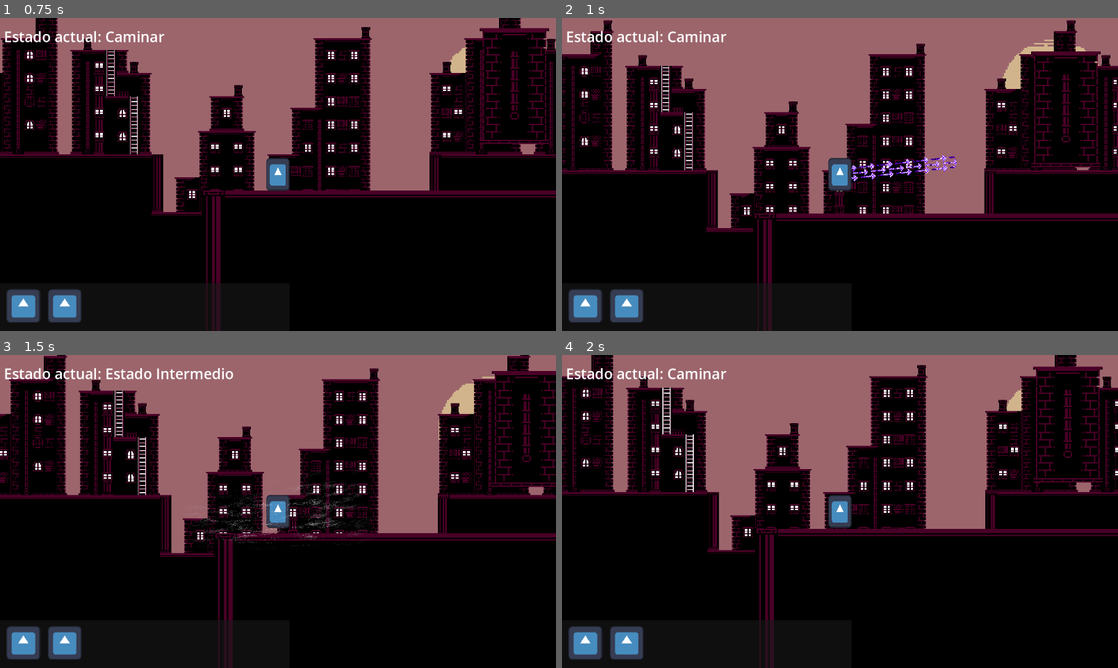
Above: before the commit, frames 1-4 (two rows, left to right).
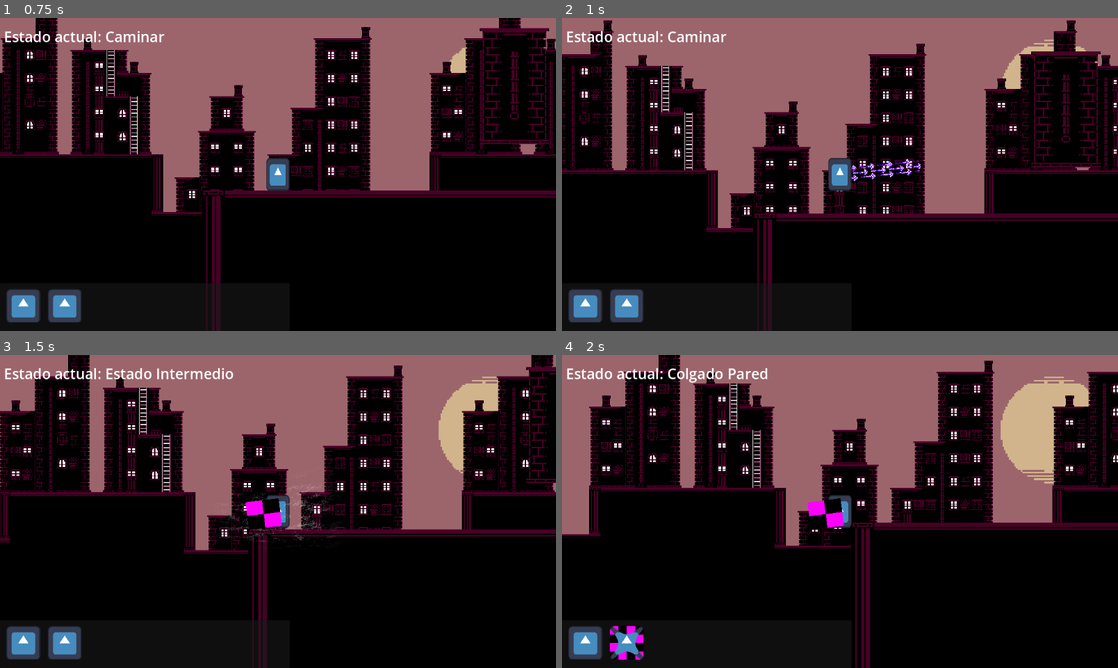
Above: after the commit, the same moments.

Repository: Proyecto-Carpincho/Proyecto-Carpincho
Game: Godot game, scene res://Scenes/main.tscn
The game is run twice, just before and just after one commit, with the same random seed, the same clock (stepped at 60 frames per second) and the same inputs. The engine's default icon, where the game draws it, is replaced by a stand-in: a white triangle on a blue panel in a dark square.
Inputs (mouse positions are in pixels of both pictures, inside the frame that each line leads up to):
- Up to frame 1 (0.75 s): move the mouse to (400, 158) at 0.52 s; press the mouse at (400, 158) at 0.53 s; hold D (Move Right) from 0.53 s (still down)
- Up to frame 2 (1 s): keep holding D (Move Right); tap Space (Jump) at 0.77 s; right-click (962, 158) at 0.8 s
- Up to frame 3 (1.5 s): keep holding D (Move Right); move the mouse to (166, 527) at 1.27 s; release the mouse at (166, 527) at 1.28 s; right-click (166, 527) at 1.35 s
- Up to frame 4 (2 s): keep holding D (Move Right); tap Space (Jump) at 1.52 s; click (728, 527) at 1.55 s

Frame 1 is identical in both runs. In frame 2, 0.1% of the frame differs, in the area x 64-71%, y 43-50%; in frame 3, 27%; in frame 4, 37%, in the area x 0-100%, y 0-100%.

Commit message:
Primera prueba de arma melee
es una prueba de dash dentro de arma melee, un arma melee (un bate de beisboll) y como funcionaria, Por ahora no modifica el estado del jugador cambiandolo a " estado intermedio" por que no tiene animacion alguna, mas bien lo que se activa es un sprite de plaseholder entonces eso XD

Diff:
--- a/Scenes/Character.tscn
+++ b/Scenes/Character.tscn
@@ -3,7 +3,7 @@
 [ext_resource type="Script" uid="uid://dxmerq0pcku17" path="res://Scripts/Jugador/player.gd" id="1_7ig0a"]
 [ext_resource type="Texture2D" uid="uid://b6kauwett0agh" path="res://icon.svg" id="2_677pu"]
 [ext_resource type="Script" uid="uid://ds1vj1qx7bbci" path="res://Scripts/Jugador/Estados Basicos Jugador.gd" id="2_jo2ib"]
-[ext_resource type="PackedScene" uid="uid://c2sirg4no04bb" path="res://Scenes/Habilidades Modulares/Dash.tscn" id="4_v7dgu"]
+[ext_resource type="PackedScene" uid="uid://q80g1s5p6aln" path="res://Scenes/Habilidades Modulares/Armas Melee/Bate Beisboll.tscn" id="4_v7dgu"]
 
 [sub_resource type="RectangleShape2D" id="RectangleShape2D_xloa1"]
 size = Vector2(30, 43)
@@ -32,10 +32,10 @@
 [node name="Camera2D" type="Camera2D" parent="."]
 zoom = Vector2(1.5, 1.5)
 
-[node name="Central State Machine" type="Node" parent="." node_paths=PackedStringArray("Player", "DashNode")]
+[node name="Central State Machine" type="Node" parent="." node_paths=PackedStringArray("Player", "AtaqueNodo")]
 script = ExtResource("2_jo2ib")
 Player = NodePath("..")
-DashNode = NodePath("../Dash")
+AtaqueNodo = NodePath("../Bate Beisboll")
 PhysicsStates = Dictionary[String, NodePath]({
 "Caminar": NodePath("."),
 "Colgado Pared": NodePath("."),
@@ -58,10 +58,10 @@
 wait_time = 0.2
 one_shot = true
 
-[node name="Dash" parent="." node_paths=PackedStringArray("Player", "CentralStateMachine") instance=ExtResource("4_v7dgu")]
+[node name="Bate Beisboll" parent="." node_paths=PackedStringArray("PlayerMachine", "Player") instance=ExtResource("4_v7dgu")]
+TieneAtaqueFuerte = false
+PlayerMachine = NodePath("../Central State Machine")
 Player = NodePath("..")
-CentralStateMachine = NodePath("../Central State Machine")
-TiempoDeRecarga = 0.1
 
 [connection signal="timeout" from="Cooldown Bullet Time" to="Central State Machine" method="_on_bullet_time_timeout"]
 [connection signal="timeout" from="Timer Coyote" to="Central State Machine" method="_on_timer_coyote_timeout"]
--- /dev/null
+++ b/Scenes/Habilidades Modulares/Armas Melee/Bate Beisboll.tscn
@@ -0,0 +1,73 @@
+[gd_scene load_steps=6 format=3 uid="uid://q80g1s5p6aln"]
+
+[ext_resource type="Script" uid="uid://dsf7hlfohayn3" path="res://Scripts/Jugador/Habilidades Modulares/Ataque Mele/Bate de Beisboll/Bate Beisboll.gd" id="1_0yxwd"]
+[ext_resource type="PackedScene" uid="uid://c2sirg4no04bb" path="res://Scenes/Habilidades Modulares/Dash/Dash Normal.tscn" id="2_77l2q"]
+[ext_resource type="Script" uid="uid://bq3hguf0dhuk6" path="res://Scripts/Jugador/Habilidades Modulares/Ataque Mele/Bate de Beisboll/Maquina Bate.gd" id="3_77l2q"]
+
+[sub_resource type="PlaceholderTexture2D" id="PlaceholderTexture2D_0yxwd"]
+size = Vector2(2, 2)
+
+[sub_resource type="RectangleShape2D" id="RectangleShape2D_77l2q"]
+size = Vector2(48, 40)
+
+[node name="Bate Beisboll" type="Node2D" node_paths=PackedStringArray("ArmaStateMachine", "DashNode")]
+script = ExtResource("1_0yxwd")
+Fuerza = 75.0
+Cooldown = 0.5
+TiempoGolpe = 0.4
+TieneAtaqueFuerte = true
+MultiplicadorFuerza = 2.0
+TiempoAtaqueFuerte = 1.0
+Congela = true
+TiempoDeCongelacion = 0.2
+TiempoGolpeFuerte = 1.0
+ArmaStateMachine = NodePath("StateMachine")
+DashNode = NodePath("Dash")
+metadata/_custom_type_script = "uid://cw1nwm06uvyrq"
+
+[node name="Dash" parent="." instance=ExtResource("2_77l2q")]
+TiempoDeRecarga = 2.0
+DistanciaMaxima = 100.0
+Velocidad = 2000.0
+
+[node name="StateMachine" type="Node" parent="."]
+script = ExtResource("3_77l2q")
+PhysicsStates = Dictionary[String, NodePath]({
+"Ataque": NodePath("."),
+"Ataque Fuerte": NodePath("."),
+"Manteniendo Ataque": NodePath("."),
+"Sin Ataque": NodePath(".")
+})
+metadata/_custom_type_script = "uid://ci1ayib00djei"
+
+[node name="Timer Fuerza" type="Timer" parent="."]
+one_shot = true
+
+[node name="Timer Cooldown" type="Timer" parent="."]
+one_shot = true
+
+[node name="Timer Congelacion" type="Timer" parent="."]
+one_shot = true
+ignore_time_scale = true
+
+[node name="Timer Golpe" type="Timer" parent="."]
+one_shot = true
+
+[node name="Pivot Bate" type="Node2D" parent="."]
+
+[node name="Sprite2D" type="Sprite2D" parent="Pivot Bate"]
+position = Vector2(20, -1)
+scale = Vector2(23, 19)
+texture = SubResource("PlaceholderTexture2D_0yxwd")
+metadata/_edit_group_ = true
+
+[node name="Area2D" type="Area2D" parent="Pivot Bate"]
+position = Vector2(21, -1)
+metadata/_edit_group_ = true
+
+[node name="CollisionShape2D" type="CollisionShape2D" parent="Pivot Bate/Area2D"]
+shape = SubResource("RectangleShape2D_77l2q")
+disabled = true
+
+[connection signal="timeout" from="Timer Fuerza" to="StateMachine" method="_TimerFuerza_Timeout"]
+[connection signal="timeout" from="Timer Congelacion" to="StateMachine" method="_TimerCongelacion_Timeout"]
--- a/Scenes/Habilidades Modulares/Dash.tscn
+++ b/Scenes/Habilidades Modulares/Dash/Dash Normal.tscn
@@ -1,10 +1,10 @@
 [gd_scene load_steps=16 format=3 uid="uid://c2sirg4no04bb"]
 
-[ext_resource type="Script" uid="uid://bnn4cdijx1ixg" path="res://Scripts/Jugador/Habilidades Modulares/Dash/Dash.gd" id="1_hfd5j"]
-[ext_resource type="Shader" uid="uid://bq45bc81yb4sr" path="res://Shader/Linea.tres" id="1_p2jnp"]
-[ext_resource type="Texture2D" uid="uid://bwy0wlcn0e62w" path="res://Sprites/Flecha.png" id="2_hfd5j"]
-[ext_resource type="Script" uid="uid://c76pnj52yjy3k" path="res://Scripts/Jugador/Habilidades Modulares/Dash/Estado Dash.gd" id="3_k46e4"]
-[ext_resource type="Shader" uid="uid://debvgkj4sm887" path="res://Shader/Viento Dash.tres" id="4_k46e4"]
+[ext_resource type="Script" uid="uid://bnn4cdijx1ixg" path="res://Scripts/Jugador/Habilidades Modulares/Dash/Dash Normal/Dash.gd" id="1_ynpgg"]
+[ext_resource type="Shader" uid="uid://bq45bc81yb4sr" path="res://Shader/Linea.tres" id="2_g52h7"]
+[ext_resource type="Texture2D" uid="uid://bwy0wlcn0e62w" path="res://Sprites/Flecha.png" id="3_8y2wp"]
+[ext_resource type="Shader" uid="uid://debvgkj4sm887" path="res://Shader/Viento Dash.tres" id="4_mndbs"]
+[ext_resource type="Script" uid="uid://c76pnj52yjy3k" path="res://Scripts/Jugador/Habilidades Modulares/Dash/Dash Normal/Estado Dash.gd" id="5_o4aw0"]
 
 [sub_resource type="Gradient" id="Gradient_rwvdt"]
 interpolation_mode = 1
@@ -62,8 +62,11 @@
 point_count = 2
 
 [node name="Dash" type="Node2D" node_paths=PackedStringArray("DashNode")]
-script = ExtResource("1_hfd5j")
+script = ExtResource("1_ynpgg")
 DashNode = NodePath("State Dash")
+TiempoDeRecarga = 1.0
+TiempoDeDash = 0.5
+DistanciaMaxima = 150.0
 
 [node name="Line2D" type="Line2D" parent="."]
 z_index = -1
@@ -84,7 +87,7 @@
 texture_mode = 2
 
 [node name="State Dash" type="Node" parent="."]
-script = ExtResource("3_k46e4")
+script = ExtResource("5_o4aw0")
 PhysicsStates = Dictionary[String, NodePath]({
 "Dash": NodePath("."),
 "SinDash": NodePath(".")
--- a/Scripts/Jugador/Estados Basicos Jugador.gd
+++ b/Scripts/Jugador/Estados Basicos Jugador.gd
@@ -14,7 +14,7 @@
 
 #region === Variables principales ===
 @export var Player:CharacterBody2D = get_parent()   ## Nodo jugador
-@export var DashNode:Node2D                        ## Nodo intermediario que conecta con la StateMachine del Dash
+@export var AtaqueNodo:ArmaMelee
 
 var CountJump:int                                  ## Saltos restantes (para double-jump o más)
 var inWall:bool                                    ## True si el jugador está en la pared
@@ -142,7 +142,7 @@
 
 #region === Lógica común para todos los estados ===
 	# Variables del dash
-	var EnDash:bool = DashNode.EnDash if DashNode else false
+	var EnDash:bool = AtaqueNodo.DashNode.EnDash if AtaqueNodo.DashNode else false
 
 	# Gravedad (si no está en suelo, no hay coyote time y no está en dash)
 	if (not Player.is_on_floor() and TimerCoyote.is_stopped()) and not EnDash:
@@ -168,12 +168,16 @@
 		TimerBulletTime.wait_time = Player.Cooldown
 		TimerBulletTime.start()
 		Ui.RecargaBulletTime(Player.Cooldown)
+
+	if Input.is_action_just_pressed("Ataque"):
+		AtaqueNodo.SetArmaState("Manteniendo Ataque")
+
 	#endregion
 
 	# Input Dash
-	if Input.is_action_just_pressed("Dash") and (DashNode.ActualState.find("Dash") == -1):
-		DashNode.InicioEstado = true
-		DashNode.SetEstadoActual("Dash")
+	if Input.is_action_just_pressed("Dash") and (AtaqueNodo.DashNode.ActualState.find("Dash") == -1):
+		AtaqueNodo.DashNode.InicioEstado = true
+		AtaqueNodo.SetDashState("Dash")
 
 	# Coyote Time + movimiento base
 	CoyoteTime()
--- /dev/null
+++ b/Scripts/Jugador/Habilidades Modulares/Ataque Mele/Arma Melee.gd
@@ -0,0 +1,38 @@
+extends Node2D
+class_name ArmaMelee
+
+##El arma mata o solo noquea
+@export var Mata:bool
+##Cantidad de daño que hace
+@export var Fuerza:float
+@export var Cooldown:float
+##La duracion del golpe
+@export var TiempoGolpe:float
+
+@export_group("Ataque Fuerte")
+@export var TieneAtaqueFuerte:bool
+##El ataque fuerte es la fuerza del ataque normal multiplicado por un numero x
+@export var MultiplicadorFuerza:float
+@export var TiempoAtaqueFuerte:float
+##Congela el tiempo el ataque fuerte cuando golpeas a alguien
+@export var Congela:bool
+@export var TiempoDeCongelacion:float
+@export var TiempoGolpeFuerte:float
+
+@export_group("Nodes")
+@export_subgroup("Player")
+@export var PlayerMachine:StateMachine
+@export var Player:CharacterBody2D
+@export_subgroup("Dash and Attack")
+@export var ArmaStateMachine:StateMachine
+@export var DashNode:Node2D
+
+func SetArmaState(Estado:String) -> void:
+	ArmaStateMachine.SetActualState(Estado)
+
+func SetDashState(Estado:String) -> void:
+	DashNode.SetEstadoActual(Estado)
+
+func SetDataDash() -> void:
+	DashNode.Player = Player
+	DashNode.PlayerMachine = PlayerMachine
--- /dev/null
+++ b/Scripts/Jugador/Habilidades Modulares/Ataque Mele/Bate de Beisboll/Bate Beisboll.gd
@@ -0,0 +1,9 @@
+extends ArmaMelee
+
+
+# Called when the node enters the scene tree for the first time.
+func _ready() -> void:
+	SetDataDash()
+	get_node("Timer Congelacion").wait_time = TiempoDeCongelacion
+	get_node("Timer Cooldown").wait_time = Cooldown
+	get_node("Timer Fuerza").wait_time = TiempoAtaqueFuerte
--- /dev/null
+++ b/Scripts/Jugador/Habilidades Modulares/Ataque Mele/Bate de Beisboll/Maquina Bate.gd
@@ -0,0 +1,78 @@
+extends StateMachine
+
+@onready var HitBox:CollisionShape2D = get_parent().get_node("Pivot Bate/Area2D/CollisionShape2D")
+@onready var Sprite:Sprite2D = get_parent().get_node("Pivot Bate/Sprite2D")
+@onready var TimerFuerza:Timer = get_parent().get_node("Timer Fuerza")
+@onready var TimerGolpe:Timer = get_parent().get_node("Timer Golpe")
+@onready var PivotBate:Node2D = get_parent().get_node("Pivot Bate")
+var PositionMouse:Vector2
+func _physics_process(delta: float) -> void:
+	ExecutePhysics(delta)
+
+func _ready() -> void:
+	SetActualState("Sin Ataque")
+
+var FristFrame:bool
+func _PhysicsMatch(delta:float, State:String) -> void:
+	match State:
+		"Ataque":
+			InicioAtaque()
+
+			HitBox.disabled = false
+			Sprite.visible = true
+			HitBox.scale = Vector2.ONE
+			Sprite.scale = Vector2(23,19)
+			PivotBate.rotation = PositionMouse.angle()
+		"Ataque Fuerte":
+			InicioAtaque()
+
+			HitBox.disabled = false
+			Sprite.visible = true
+			HitBox.scale = Vector2.ONE * 1.25
+			Sprite.scale = Vector2(23,19) * 1.25
+			PivotBate.rotation = PositionMouse.angle()
+		"Manteniendo Ataque":
+			if get_parent().get_node("Timer Cooldown").is_stopped():
+
+				if TimerFuerza.is_stopped():
+					TimerFuerza.start()
+
+				if not Input.is_action_pressed("Ataque"):
+					TimerFuerza.stop()
+					FristFrame = true
+
+
+					var mouse_pos = PivotBate.get_global_mouse_position()
+					PositionMouse = mouse_pos - PivotBate.global_position
+
+					if EsAtaqueFuerte:
+						TimerGolpe.wait_time = get_parent().TiempoGolpeFuerte
+						SetActualState("Ataque Fuerte")
+					else:
+						TimerGolpe.wait_time = get_parent().TiempoGolpe
+						SetActualState("Ataque")
+					EsAtaqueFuerte = false
+			else:
+				SetActualState("Sin Ataque")
+		"Sin Ataque":
+			HitBox.disabled = true
+			Sprite.visible = false
+
+
+var EsAtaqueFuerte:bool
+
+func _TimerFuerza_Timeout() -> void:
+	EsAtaqueFuerte  = true
+
+func InicioAtaque() ->void:
+	if FristFrame:
+		TimerGolpe.start()
+
+	if TimerGolpe.is_stopped():
+		SetActualState("Sin Ataque")
+		get_parent().get_node("Timer Cooldown").start()
+	FristFrame = false
+
+
+func _TimerCongelacion_Timeout() -> void:
+	Engine.time_scale = 1
--- a/Scripts/Jugador/Habilidades Modulares/Dash/Dash.gd
+++ b/Scripts/Jugador/Habilidades Modulares/Dash/Dash Normal/Dash.gd
@@ -14,12 +14,24 @@
 #region === Export variables ===
 @export var DashNode:StateMachine          ## Referencia a la máquina de estados específica del Dash
 @export var Player:CharacterBody2D         ## Referencia al jugador
-@export var CentralStateMachine:StateMachine ## Referencia a la máquina de estados central del personaje
+@export var PlayerMachine:StateMachine ## Referencia a la máquina de estados central del personaje
 
 @export var TiempoDeRecarga:float:         ## Tiempo de recarga del dash
 	set(Var):
 		TiempoDeRecarga = Var
-		DashNode.TiempoDeRecarga = Var      ## Se propaga el valor hacia el nodo Dash interno
+		if not is_node_ready():
+			await ready
+		get_node("Timer Recarga").wait_time = Var
+
+@export var TiempoDeDash:float:
+	set(Var):
+		TiempoDeDash = Var
+		if not is_node_ready():
+			await ready
+		get_node("Timer Dash").wait_time = Var
+@export var DistanciaMaxima:float
+@export var Velocidad:float
+
 #endregion
 
 
--- a/Scripts/Jugador/Habilidades Modulares/Dash/Estado Dash.gd
+++ b/Scripts/Jugador/Habilidades Modulares/Dash/Dash Normal/Estado Dash.gd
@@ -1,7 +1,6 @@
 extends StateMachine
 
 #region === Referencias a nodos del padre ===
-@onready var Player:CharacterBody2D = get_parent().Player   ## Personaje principal controlado por el estado
 @onready var Line2d:Line2D = get_parent().get_node("Line2D") ## Línea que indica dirección del dash
 @onready var Viento:Line2D = get_parent().get_node("Line2D2") ## Línea que simula el efecto de viento durante el dash
 @onready var timerDash:Timer = get_parent().get_node("Timer Dash") ## Timer que controla la duración del dash
@@ -17,10 +16,9 @@
 var EnDash:bool                 ## Indica si el jugador está actualmente en un dash |
 var InicioEstado:bool           ## Marca si es el inicio del estado (primer frame en Dash) |
 var PrimerFrameEnDash:bool      ## True solo en el primer frame del dash |
-var TiempoDeRecarga:float       ## Tiempo de recarga antes de poder volver a usar dash |
 var CambioStado:bool            ## Marca si hubo un cambio de estado entre Dash/SinDash |
 var EstadoAnterior:String       ## Guarda el estado anterior antes de entrar en Dash |
-var ActivarViento:bool                   ## Flag usado para inicializar animación del viento |
+var ActivarViento:bool          ## Flag usado para inicializar animación del viento |
 #endregion
 
 
@@ -55,16 +53,16 @@
 				# Actualizar la línea de dirección hacia el mouse
 				if Line2d.is_visible():
 					MousePosition = get_parent().get_local_mouse_position()
-					MousePosition = MousePosition if MousePosition.length() < 150 else MousePosition.normalized() * 150
+					MousePosition = MousePosition if MousePosition.length() < get_parent().DistanciaMaxima else MousePosition.normalized() * get_parent().DistanciaMaxima
 					GlobalMouse = get_parent().to_global(MousePosition)
 					Line2d.set_point_position(1, MousePosition)
 
 				# Inicio del dash al presionar la tecla
 				if Input.is_action_just_pressed("Dash") and not InicioEstado:
-					# Asegura que el CentralStateMachine cambie a un estado intermedio
-					if get_parent().CentralStateMachine.ActualState[0] != "Estado Intermedio":
-						EstadoAnterior = get_parent().CentralStateMachine.ActualState[0]
-						get_parent().CentralStateMachine.SetActualState("Estado Intermedio")
+					# Asegura que el PlayerMachine cambie a un estado intermedio
+					if get_parent().PlayerMachine.ActualState[0] != "Estado Intermedio":
+						EstadoAnterior = get_parent().PlayerMachine.ActualState[0]
+						get_parent().PlayerMachine.SetActualState("Estado Intermedio")
 					ActivarViento = true
 					Line2d.set_visible(false)
 					EnDash = true
@@ -75,7 +73,7 @@
 				# Mientras esté en dash
 				if EnDash:
 					# Rotación según dirección X
-					Player.setShapeRotation(1 if MousePosition.normalized().x > 0 else -1)
+					get_parent().Player.setShapeRotation(1 if MousePosition.normalized().x > 0 else -1)
 
 					# Dirección hacia el mouse (limitada en Y para evitar dash muy verticales)
 					var dir = MousePosition.normalized()
@@ -83,11 +81,11 @@
 					dir = dir.normalized()
 
 					# Velocidad objetivo del dash
-					var target_velocity = dir * 1250
+					var target_velocity = dir * get_parent().Velocidad
 
 					# Movimiento interpolado hacia la velocidad objetivo
 					var acceleration_factor = 0.2
-					Player.velocity = Player.velocity.lerp(target_velocity, acceleration_factor)
+					get_parent().Player.velocity = get_parent().Player.velocity.lerp(target_velocity, acceleration_factor)
 
 					# Animación visual del viento
 					MovimientoViento()
@@ -95,16 +93,16 @@
 					# Condiciones de salida del dash
 					if not PrimerFrameEnDash and (
 						timerDash.is_stopped()
-						or Player.global_position.distance_to(GlobalMouse) < 10
-						or Player.global_position.distance_to(GlobalMouse) > 200
+						or get_parent().Player.global_position.distance_to(GlobalMouse) < 10
+						or get_parent().Player.global_position.distance_to(GlobalMouse) > get_parent().DistanciaMaxima * 1.3
 						or Input.is_action_pressed("Jump")
-						or Player.isOnWall()
+						or get_parent().Player.isOnWall()
 					):
-						Player.velocity *= 0.3  # Frenar al salir
+						get_parent().Player.velocity *= 0.3  # Frenar al salir
 						EnDash = false
-						timerRecarga.wait_time = TiempoDeRecarga
+
 						timerRecarga.start()
-						Ui.RecargaDash(TiempoDeRecarga)  # Llamada a UI
+						Ui.RecargaDash(timerRecarga.wait_time)  # Llamada a UI
 						SetActualState("SinDash")
 
 				# Reset de banderas
@@ -118,7 +116,7 @@
 			# Al salir del dash, restaurar el estado anterior
 			if CambioStado:
 				CambioStado = false
-				get_parent().CentralStateMachine.SetActualState(EstadoAnterior)
+				get_parent().PlayerMachine.SetActualState(EstadoAnterior)
 		#endregion
 #endregion
 
@@ -129,7 +127,7 @@
 	Actualiza la posición de las líneas del viento y
 	ejecuta animaciones de opacidad en el shader para dar efecto visual.
 	"""
-	const Tamaño:float = 150
+	var Tamaño:float = get_parent().DistanciaMaxima
 	Viento.set_point_position(1, MousePosition.normalized() * Tamaño)
 	Viento.set_point_position(0, (MousePosition * -1).normalized() * Tamaño)
 
Not shown: 2 places in Scenes/Habilidades Modulares/Dash/Dash Normal.tscn that only renumber resources
Not shown, added: Scripts/Jugador/Habilidades Modulares/Ataque Mele/Arma Melee.gd.uid
Not shown, added: Scripts/Jugador/Habilidades Modulares/Ataque Mele/Bate de Beisboll/Bate Beisboll.gd.uid
Not shown, added: Scripts/Jugador/Habilidades Modulares/Ataque Mele/Bate de Beisboll/Maquina Bate.gd.uid
Renamed: Scripts/Jugador/Habilidades Modulares/Dash/Dash.gd.uid -> Scripts/Jugador/Habilidades Modulares/Dash/Dash Normal/Dash.gd.uid
Renamed: Scripts/Jugador/Habilidades Modulares/Dash/Estado Dash.gd.uid -> Scripts/Jugador/Habilidades Modulares/Dash/Dash Normal/Estado Dash.gd.uid
